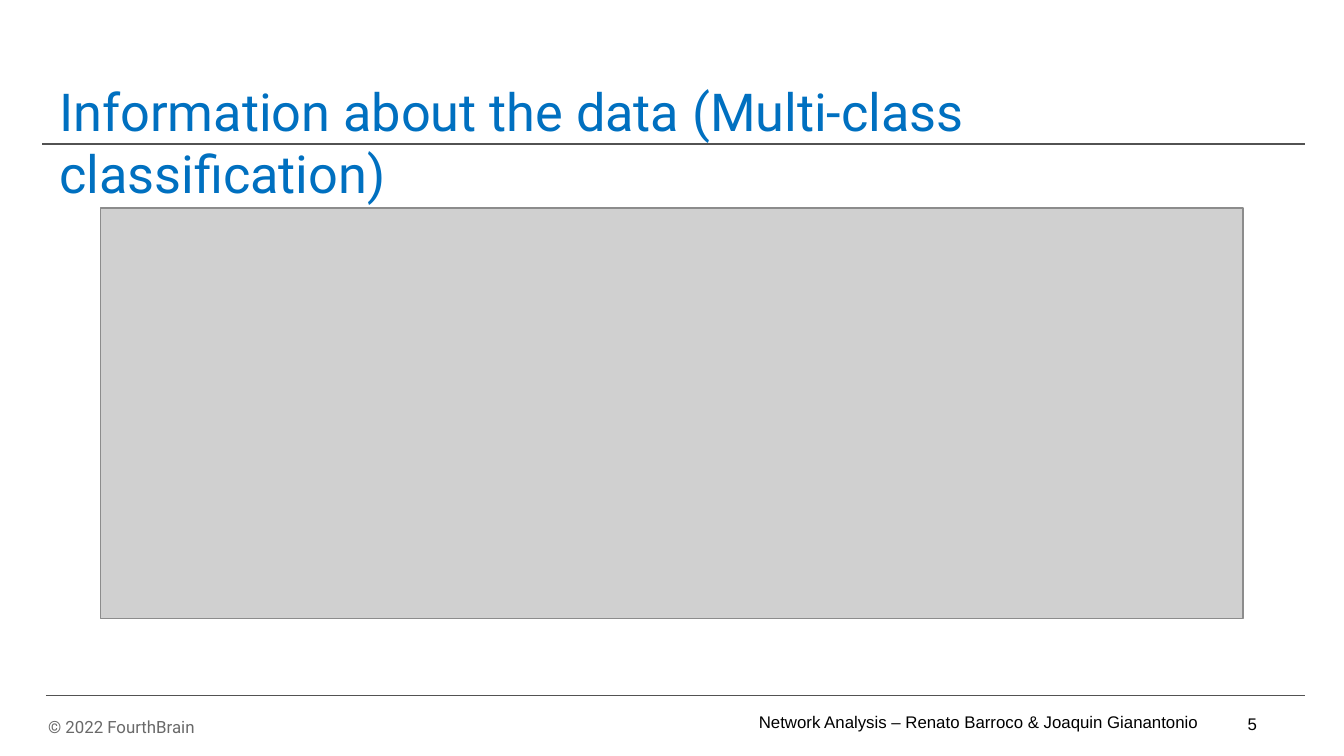
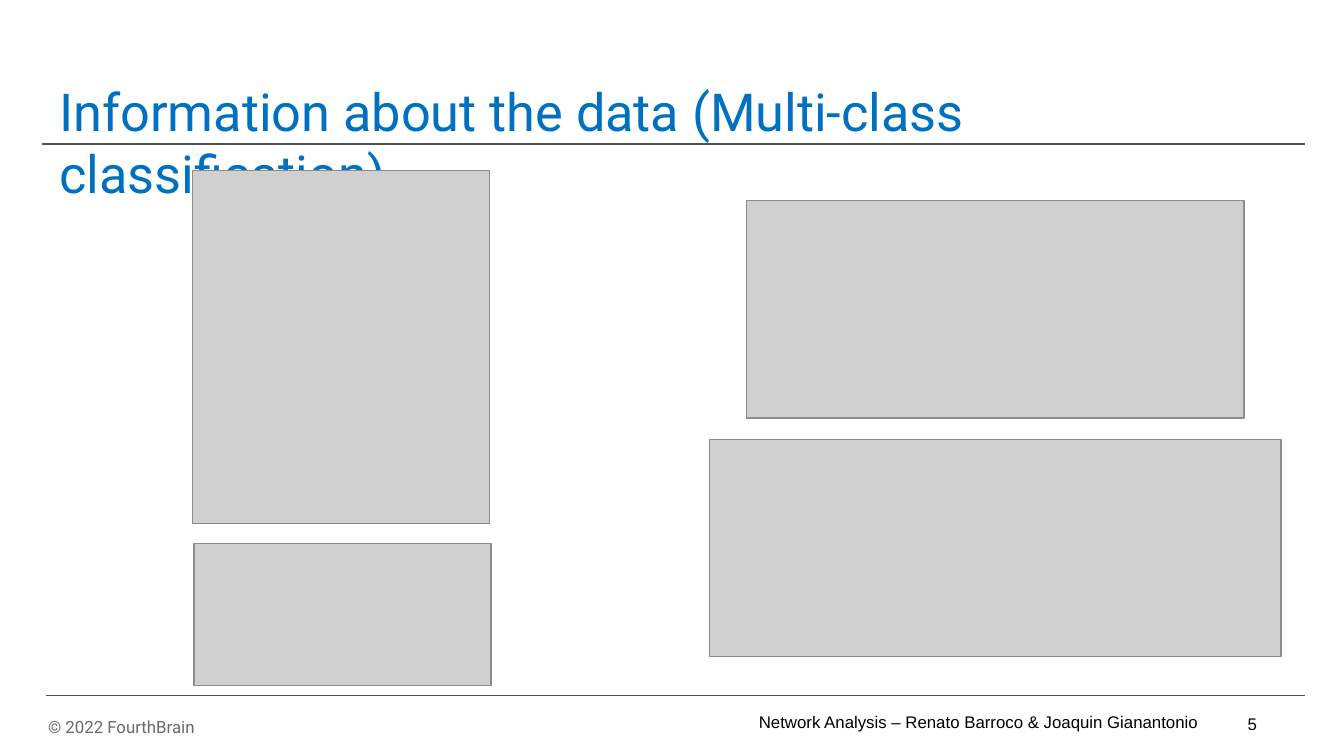
Before and after one commit to RBarroco/network-analytics-final, a slide deck: slide 6 of network-analytics-final/powerpoint/Network Analysis - MLE Capstone Presentation_v07.pptx. Drawn at 1344x756 pixels with LibreOffice and Linux fonts; fonts in the diff are those of the drawing; grey boxes stand for pictures; background and template pictures are left out. Boxes give left, top, right and bottom in pixels: in the first picture for what was removed or moved away, otherwise in the second. Text is boxed around its words. In the diff, an @@ line names an element or a change of style, - is before the commit and + after.

```diff
--- a/network-analytics-final/powerpoint/Network Analysis - MLE Capstone Presentation_v07.pptx
+++ b/network-analytics-final/powerpoint/Network Analysis - MLE Capstone Presentation_v07.pptx
@@ picture added at [192,171,489,523] @@
@@ picture removed at [101,208,1243,620] @@
@@ picture added at [746,200,1243,418] @@
@@ picture added at [710,439,1281,657] @@
@@ picture added at [194,543,491,685] @@
```
Also in this commit, not shown: 3 other slides changed, 6 slides removed, 4 other files.
